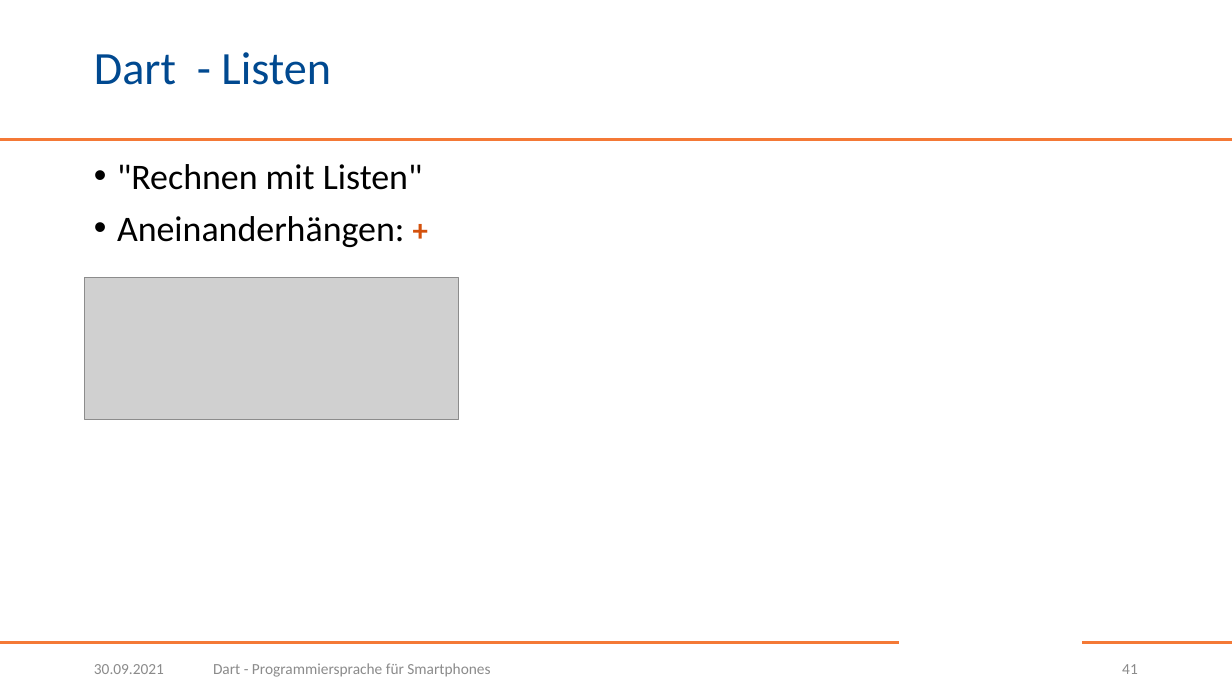
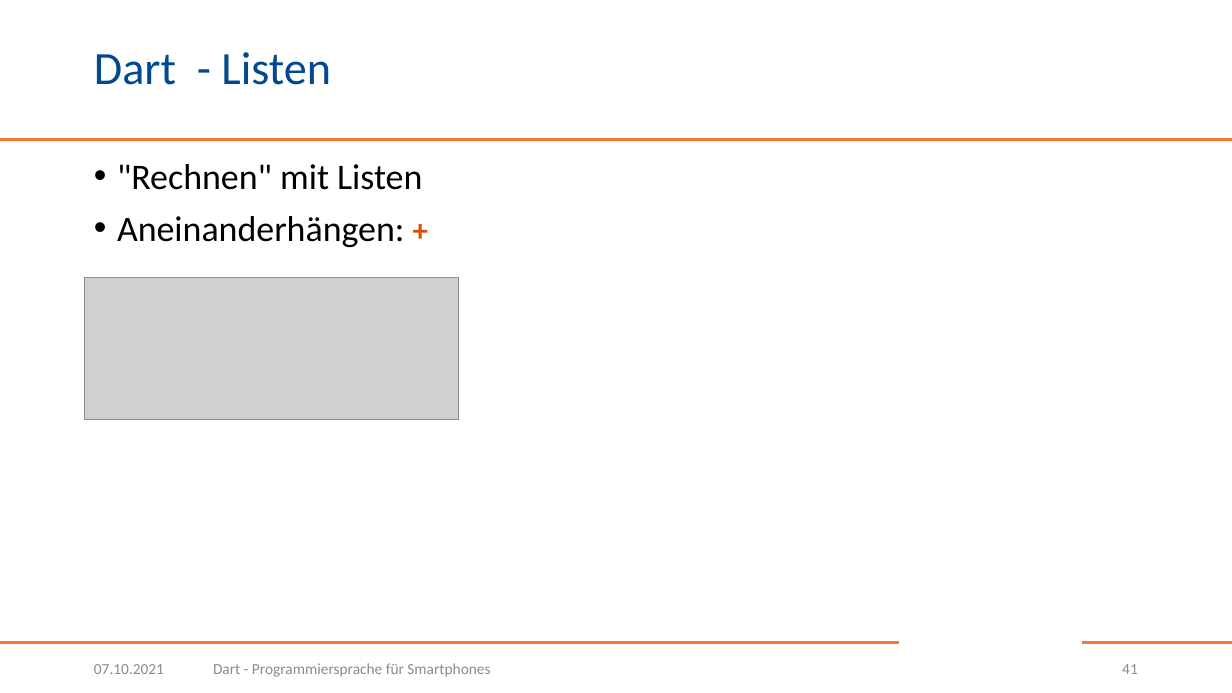
Before and after one commit to BogyMitutoyoCTL/Checklisten-App-2021, a slide deck: slide 41 of Dart.pptx. Drawn at 1232x693 pixels with LibreOffice and Linux fonts; fonts in the diff are those of the drawing; grey boxes stand for pictures; background and template pictures are left out. Boxes give left, top, right and bottom in pixels: in the first picture for what was removed or moved away, otherwise in the second. Text is boxed around its words. In the diff, an @@ line names an element or a change of style, - is before the commit and + after.

```diff
--- a/Dart.pptx
+++ b/Dart.pptx
@@ text at box(117, 164, 422, 190): text changed @@
-• "Rechnen mit Listen"
+• "Rechnen" mit Listen
@@ text at box(94, 664, 164, 674): text changed @@
-30.09.2021
+07.10.2021
```
Also in this commit, not shown: 68 other slides changed, 4 slides added.
